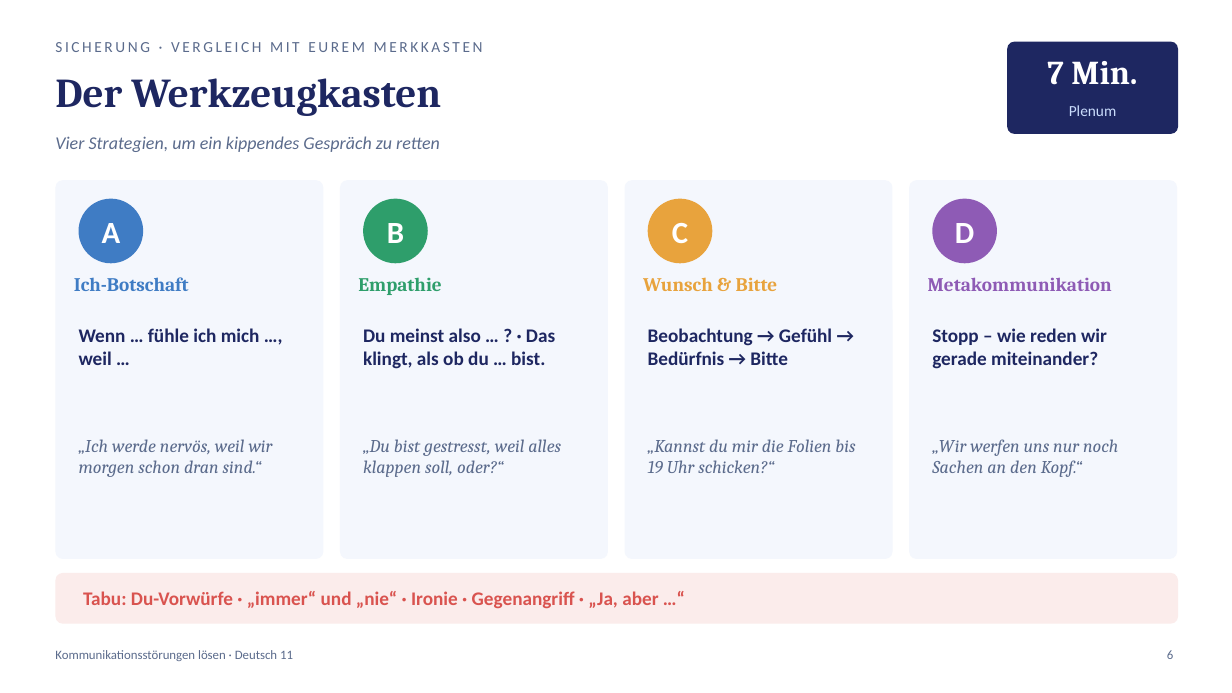
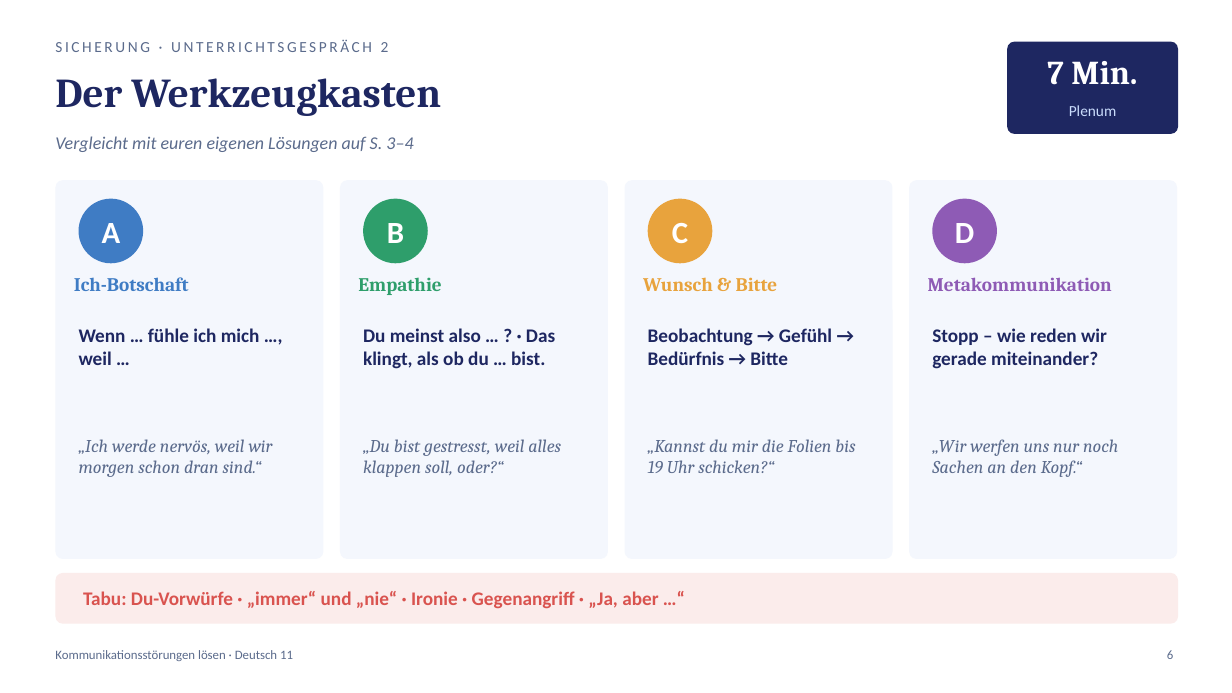
Before and after one commit to golzkonstantin-gif/Schule, a slide deck: slide 6 of Deutsch_11/Kommunikationsstoerungen_loesen/Praesentation_Kommunikationsstoerungen_loesen.pptx. Drawn at 1232x693 pixels with LibreOffice and Linux fonts; fonts in the diff are those of the drawing. Boxes give left, top, right and bottom in pixels: in the first picture for what was removed or moved away, otherwise in the second. Text is boxed around its words. In the diff, an @@ line names an element or a change of style, - is before the commit and + after.

```diff
--- a/Deutsch_11/Kommunikationsstoerungen_loesen/Praesentation_Kommunikationsstoerungen_loesen.pptx
+++ b/Deutsch_11/Kommunikationsstoerungen_loesen/Praesentation_Kommunikationsstoerungen_loesen.pptx
@@ text at bbox=[55, 40, 389, 52]: text changed @@
-SICHERUNG · VERGLEICH MIT EUREM MERKKASTEN
+SICHERUNG · UNTERRICHTSGESPRÄCH 2
@@ text at bbox=[55, 136, 413, 152]: text changed @@
-Vier Strategien, um ein kippendes Gespräch zu retten
+Vergleicht mit euren eigenen Lösungen auf S. 3–4
```
Also in this commit, not shown: 3 other slides changed, 2 slides added, 2 slides removed, 8 other files.
